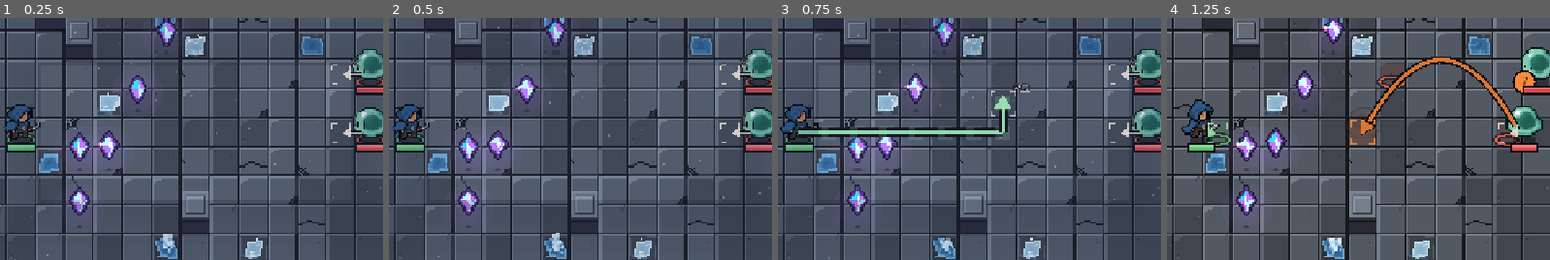
Above: before the commit, frames 1-4 (left to right).
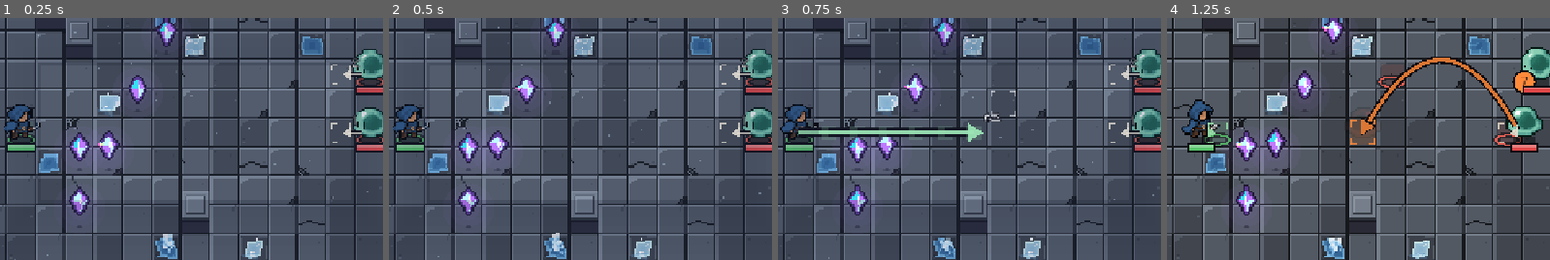
Above: after the commit, the same moments.

Repository: Luchenia/everycard
Game: Godot game, scene res://scenes/battle.tscn
Two runs of this game, one before a commit and one after it. Both use one fixed random seed, a clock stepped at 60 frames per second and the inputs below.
Inputs (mouse positions are % of the whole screen's width and height, from its top left):
- Up to frame 1 (0.25 s): no input
- Up to frame 2 (0.5 s): no input
- Up to frame 3 (0.75 s): tap Enter at 0.5 s; drag from (50, 42) to (60, 28) at 0.52 s
- Up to frame 4 (1.25 s): no input
The pictures show only the part of the screen within x 24-74%, y 21-71%; the shares and areas given below are measured in that part.

Frames 1-2 are identical in both runs. In frame 3, 1.1% of the frame differs, in the area x 49-66%, y 26-52%; in frame 4, nothing differs.

Commit message:
Walking as a ping: the pressed cell stays the destination, drag right to go, left or right-click to cancel; hand-drawn routes may cross; no hover route
Co-Authored-By: Claude Opus 5.5 <noreply@anthropic.com>
Claude-Session: https://claude.ai/code/session_01Lpp6z2a9FxR3iVL1P5DjBQ

Diff:
--- a/src/view/battle_screen.gd
+++ b/src/view/battle_screen.gd
@@ -30,6 +30,8 @@
 var dragging := false     # left button held on the board with no card: drawing a walk
 var drag_manual := false  # started on the hero: the path follows the mouse cell by cell
 var drag_from := Vector2i(-1, -1)
+var drag_px := Vector2.ZERO   # where the button went down: dragging right of it confirms, left cancels
+const DRAG_GO := 24.0
 var focus_at := -9.0     # when the window got focus: the click that focuses it never walks
 var log_i := 0           # battle log entries already shown as flashes
 
@@ -638,11 +640,13 @@
 			cell_hover_t = 0.0
 			_clear_tips()
 			board.preview = b.preview(selected, c) if selected >= 0 and c.x >= 0 else {}
-			if dragging and c.x >= 0:
+			if dragging and drag_manual and c.x >= 0:
 				_drag_to(c)
-			board.walk_hint = _path(b.human().pos, c) if not dragging and selected < 0 and c.x >= 0 and b.human() != null and b.grid.unit_at(c) == null else []
+		if dragging and not drag_manual:
+			var dx: float = ev.position.x - drag_px.x
+			board.walk_mode = "go" if dx > DRAG_GO else ("cancel" if dx < -DRAG_GO else "hold")
 	elif ev is InputEventMouseButton and not ev.pressed and ev.button_index == MOUSE_BUTTON_LEFT and dragging:
-		_end_drag(board.cell_at(ev.position))
+		_end_drag(board.cell_at(ev.position), ev.position)
 	elif ev is InputEventMouseButton and ev.pressed:
 		var cell := board.cell_at(ev.position)
 		if ev.button_index in [MOUSE_BUTTON_WHEEL_UP, MOUSE_BUTTON_WHEEL_DOWN]:
@@ -664,8 +668,11 @@
 				return   # the click that only focuses the window
 			dragging = true
 			drag_from = cell
+			drag_px = ev.position
 			drag_manual = cell == b.human().pos
-			board.walk_path = []
+			# a ping: the pressed cell is the destination and stays put while the mouse moves
+			board.walk_path = [] if drag_manual else _path(b.human().pos, cell)
+			board.walk_mode = "go" if drag_manual else "hold"
 			_clear_tips()
 		elif ev.button_index == MOUSE_BUTTON_LEFT and cell.x >= 0 and selected >= 0:
 			var played := selected
@@ -685,39 +692,31 @@
 	if what == NOTIFICATION_APPLICATION_FOCUS_IN or what == NOTIFICATION_WM_WINDOW_FOCUS_IN:
 		focus_at = real
 
-## Walking: hold the button and drag. From anywhere the shortest way to the cell under the mouse is
-## shown; starting on the hero, the path follows the mouse cell by cell. Releasing walks it; a plain
-## click only steps onto a neighbouring cell, so a slip never sends the hero across the room.
+## Walking, like a ping: press on the destination, drag right and release to go; drag left or
+## right-click to cancel. The destination is the cell first pressed. Pressing on the hero instead
+## draws the route by hand, cell by cell (it may cross itself). A plain click steps to a neighbour.
 func _drag_to(c: Vector2i) -> void:
 	var b := flow.battle
 	var h := b.human()
 	if h == null:
 		return
 	var path: Array = board.walk_path
-	if drag_manual:
-		var last: Vector2i = path.back() if not path.is_empty() else h.pos
-		if c == last:
+	var last: Vector2i = path.back() if not path.is_empty() else h.pos
+	if c == last:
+		return
+	var prev: Vector2i = path[path.size() - 2] if path.size() >= 2 else h.pos
+	if not path.is_empty() and c == prev:
+		path.pop_back()   # stepping back over the last cell rubs it out
+	elif absi(c.x - last.x) + absi(c.y - last.y) == 1 and b.grid.passable(c) and (b.grid.unit_at(c) == null or c == h.pos):
+		path.append(c)
+	else:
+		var tail := _path(last, c)
+		if tail.is_empty():
 			return
-		var back := path.find(c)
-		if c == h.pos:
-			path = []
-		elif back >= 0:
-			path = path.slice(0, back + 1)
-		elif Battle.dist(c, last) == 1 and absi(c.x - last.x) + absi(c.y - last.y) == 1 and b.grid.passable(c) and b.grid.unit_at(c) == null:
-			path.append(c)
-		else:
-			var tail := _path(last, c)
-			if tail.is_empty():
-				return
-			for q in tail:
-				if q in path or q == h.pos:
-					return
-			path.append_array(tail)
-	else:
-		path = _path(h.pos, c)
+		path.append_array(tail)
 	board.walk_path = path
 
-func _end_drag(cell: Vector2i) -> void:
+func _end_drag(cell: Vector2i, at: Vector2) -> void:
 	dragging = false
 	var b := flow.battle
 	var h := b.human()
@@ -725,8 +724,13 @@
 	board.walk_path = []
 	if h == null:
 		return
-	if path.is_empty() and cell == drag_from and cell.x >= 0 and absi(cell.x - h.pos.x) + absi(cell.y - h.pos.y) == 1:
-		path = [cell]   # a plain click next to the hero: one step
+	var dx := at.x - drag_px.x
+	if not drag_manual:
+		if dx < -DRAG_GO:
+			path = []   # dragged left: cancelled
+		elif dx <= DRAG_GO:
+			# no drag: only a step onto a neighbouring cell counts
+			path = [drag_from] if absi(drag_from.x - h.pos.x) + absi(drag_from.y - h.pos.y) == 1 else []
 	if path.is_empty():
 		_refresh()
 		return
--- a/src/view/board_view.gd
+++ b/src/view/board_view.gd
@@ -28,7 +28,7 @@
 var self_aim := false            # a picked card with no target (방어 ...): the hero lights up instead of an arc
 var forecast := 0                # seconds the picked action will take: warnings landing in them stand out
 var walk_path: Array = []        # cells of the walk being dragged
-var walk_hint: Array = []        # faint walk preview under the mouse
+var walk_mode := "go"            # "hold" until dragged right, "go" once confirmed, "cancel" when dragged left
 
 var origin := Vector2(C, C * 2)  # top-left of cell (0,0) inside this control
 var clock := 0.0                 # effect time: crawls while paused (bullet time), runs during replay
@@ -439,10 +439,13 @@
 				_move_arrow(tl, Vector2(a.pos), it["to"], off, false, int(it["at"]) - battle.now)
 	_casts(tl, off)
 	if not replaying:
-		if not walk_path.is_empty():
-			_walk(tl, walk_path, off, false)
-		elif not walk_hint.is_empty() and not aiming:
-			_walk(tl, walk_hint, off, true)
+		if not walk_path.is_empty() and walk_mode != "cancel":
+			_walk(tl, walk_path, off, walk_mode == "hold")
+			if walk_mode == "hold":
+				# a little arrow at the destination: drag this way to go
+				var dc := cell_rect(walk_path.back()).get_center() + off + Vector2(C * 0.55, 0)
+				var nud := fmod(real * 1.5, 1.0) * 3 * S
+				tl.draw_colored_polygon(PackedVector2Array([dc + Vector2(4 * S + nud, 0), dc + Vector2(nud - 2 * S, -4 * S), dc + Vector2(nud - 2 * S, 4 * S)]), Color("#9fe8b0"))
 	if self_aim and not replaying and battle.human() != null:
 		# no target to pick: the hero glows, click the card again to use it
 		var hc := cell_rect(battle.human().pos)
--- a/tools/capture_feedback.gd
+++ b/tools/capture_feedback.gd
@@ -69,13 +69,16 @@
 				screen.dragging = true
 				screen.drag_from = h.pos
 				screen.drag_manual = false
-				screen._drag_to(h.pos + Vector2i(2, 2))
+				screen.drag_from = h.pos + Vector2i(2, 2)
+				screen.drag_px = Vector2(500, 400)
+				screen.board.walk_path = screen._path(h.pos, h.pos + Vector2i(2, 2))
+				screen.board.walk_mode = "hold"
 				step = 7; t0 = frame
 		7:
 			if frame - t0 == 5:
 				_shot("14_drag_path")
 				var h2 = b.human()
-				screen._end_drag(h2.pos + Vector2i(2, 2))
+				screen._end_drag(h2.pos + Vector2i(2, 2), Vector2(560, 400))
 				step = 8; t0 = frame
 		8:
 			if frame - t0 == 15:
Binary file changed: evidence/screen/10_warning_arrows.png
Binary file changed: evidence/screen/11_card_performing.png
Binary file changed: evidence/screen/12_hand_flip.png
Binary file changed: evidence/screen/13_walking.png
Binary file changed: evidence/screen/14_drag_path.png
